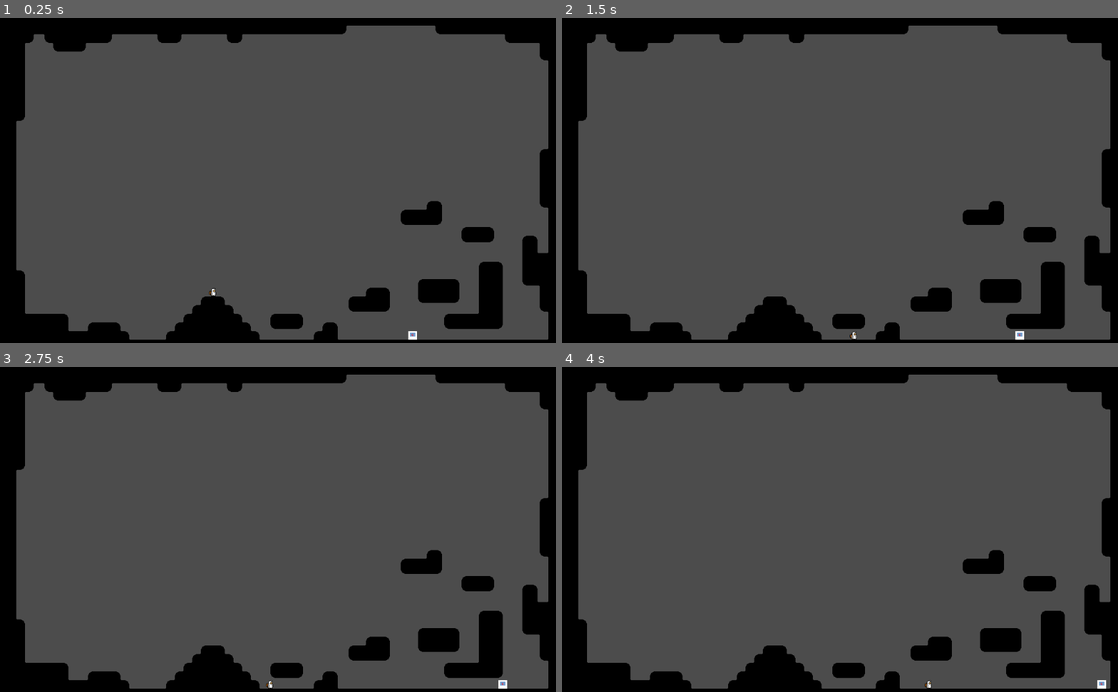
Above: before the commit, frames 1-4 (two rows, left to right).
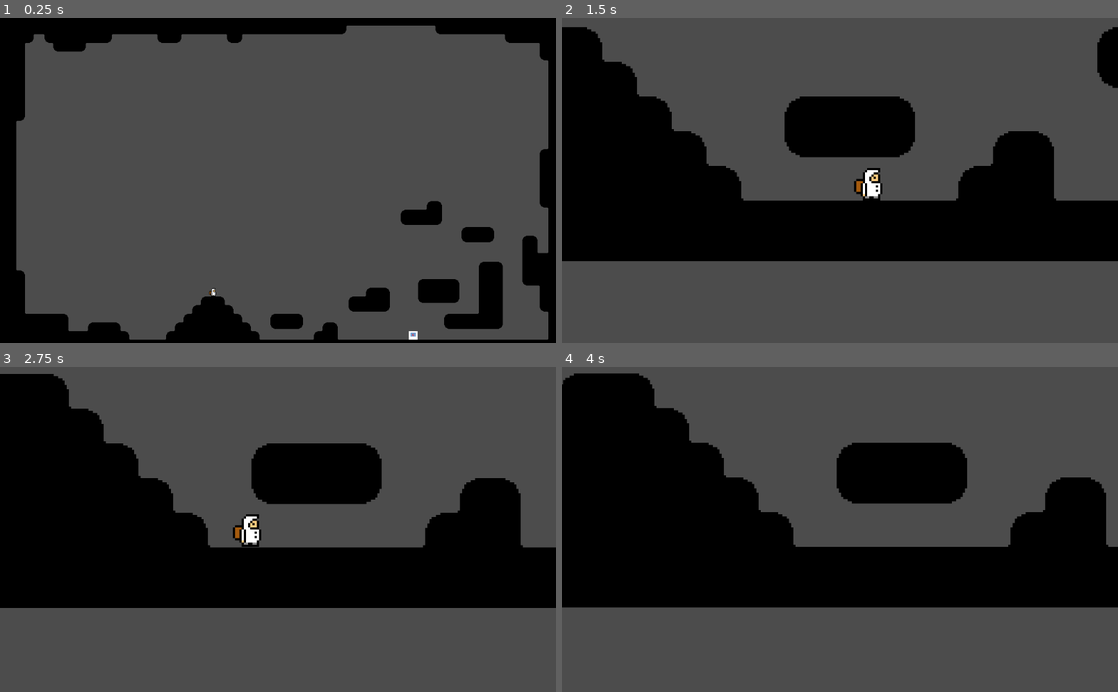
Above: after the commit, the same moments.

Repository: EispriStic/Worms3D
Game: Godot game, scene res://Scenes/MainScene/MainScene.tscn
The game is run twice, just before and just after one commit, with the same random seed, the same clock (stepped at 60 frames per second) and the same inputs.
Inputs:
- Up to frame 1 (0.25 s): no input
- Up to frame 2 (1.5 s): hold Right (right) from 0.53 s (still down); tap } (cameraSwitch, bound only after the commit) at 0.6 s; tap Space (jump) at 0.77, 0.8, 1.07, 1.35 s
- Up to frame 3 (2.75 s): tap Space (jump) at 1.52, 1.82, 2.3 s; tap } (cameraSwitch, bound only after the commit) at 1.55, 2.1 s; release Right (right) at 2.03 s; hold Left (left) from 2.03 s (still down)
- Up to frame 4 (4 s): release Left (left) at 2.78 s; hold Right (right) from 2.78 s (still down); tap } (cameraSwitch, bound only after the commit) at 2.85 s; tap Space (jump) at 3.02, 3.32, 3.6, 3.77 s

The runs differ from the first frame. In frame 1, less than 0.1% of the frame differs, in the area x 73-76%, y 96-100%; in frame 2, 47%; in frame 3, 49%; in frame 4, 50%, in the area x 0-100%, y 0-100%.

Commit message:
Camera du joueur et classe de personnage

Diff:
--- a/le_jeu/Scenes/MainScene/MainCamera.gd
+++ /dev/null
@@ -1,16 +0,0 @@
-extends Camera2D
-
-
-# Declare member variables here. Examples:
-# var a = 2
-# var b = "text"
-
-
-# Called when the node enters the scene tree for the first time.
-func _ready():
-	pass # Replace with function body.
-
-
-# Called every frame. 'delta' is the elapsed time since the previous frame.
-#func _process(delta):
-#	pass
--- a/le_jeu/Scenes/MainScene/MainScene.tscn
+++ b/le_jeu/Scenes/MainScene/MainScene.tscn
@@ -1,8 +1,7 @@
-[gd_scene load_steps=5 format=2]
+[gd_scene load_steps=4 format=2]
 
 [ext_resource path="res://Scenes/Player/Player.tscn" type="PackedScene" id=1]
 [ext_resource path="res://Scenes/Maps/MapTest/Ground.tscn" type="PackedScene" id=2]
-[ext_resource path="res://Scenes/MainScene/MainCamera.gd" type="Script" id=3]
 [ext_resource path="res://Scenes/Monsters/Enemies/Gobelin/gobelin.tscn" type="PackedScene" id=4]
 
 [node name="MainScene" type="Node2D"]
@@ -10,12 +9,7 @@
 [node name="Ground" parent="." instance=ExtResource( 2 )]
 
 [node name="Player" parent="." instance=ExtResource( 1 )]
-position = Vector2( 384, 498 )
+position = Vector2( 392, 506 )
 
-[node name="MainCamera" type="Camera2D" parent="Player"]
-position = Vector2( -384, -498 )
-smoothing_enabled = true
-script = ExtResource( 3 )
-
-[node name="gobelin" parent="." instance=ExtResource( 4 )]
-position = Vector2( 743, 577 )
+[node name="Gobelin" parent="." instance=ExtResource( 4 )]
+position = Vector2( 744, 586 )
--- /dev/null
+++ b/le_jeu/Scenes/Player/Camera.gd
@@ -0,0 +1,6 @@
+extends Camera2D
+
+func _process(delta):
+	# Just for testing. For the release, suppr this and put current on true by default
+	if Input.is_action_just_pressed("cameraSwitch"):
+		current = not current
--- a/le_jeu/Scenes/Player/Player.gd
+++ b/le_jeu/Scenes/Player/Player.gd
@@ -1,20 +1,54 @@
 extends KinematicBody2D
 
+export(String) var classPlayer
+
 #Statistiques
-var vitality = 1
-var strength = 1
-var defense = 1
-var intelligence = 1
-var luck = 1
-var dexterity = 1
-var speed = 5
-var HP = vitality * 10
+var vitality
+var strength
+var defense
+var intelligence
+var luck
+var dexterity
+var speed
+var hp
+var moveSpeed
+var jumpSpeed
+var gravity
+var velocity
 
-var moveSpeed = Globals.baseSpeed * speed
-var jumpSpeed = Globals.jumpForce
-var gravity = Globals.gravity
-var velocity = Vector2.ZERO
-var isOnGround = false
+func _ready():
+	if classPlayer == "Warrior":
+		vitality = 6
+		strength = 5
+		defense = 5
+		intelligence = 1
+		luck = 2
+		dexterity = 1
+		speed = 3
+
+	elif classPlayer == "Rogue":
+		vitality = 3
+		strength = 3
+		defense = 2
+		intelligence = 1
+		luck = 4
+		dexterity = 5
+		speed = 5
+
+	elif classPlayer == "Mage":
+		vitality = 4
+		strength = 1
+		defense = 1
+		intelligence = 5
+		luck = 3
+		dexterity = 2
+		speed = 4
+
+	hp = vitality * 10
+	moveSpeed = Globals.baseSpeed * speed
+	jumpSpeed = Globals.jumpForce
+	gravity = Globals.gravity
+	velocity = Vector2.ZERO
 
 func _physics_process(delta):
 	move(delta)
@@ -29,10 +63,10 @@
 	if Input.is_action_pressed("left"):
 		velocity.x -= moveSpeed
 
+	# apply delta for smooth movement
 	velocity.x *= delta
 
 	# apply gravity
-	# player always has downward velocity
 	velocity.y += gravity * delta
 
 	# jump will happen on the next frame
--- a/le_jeu/Scenes/Player/Player.tscn
+++ b/le_jeu/Scenes/Player/Player.tscn
@@ -1,18 +1,24 @@
-[gd_scene load_steps=4 format=2]
+[gd_scene load_steps=5 format=2]
 
 [ext_resource path="res://Assets/Player/PlayerTest.png" type="Texture" id=1]
 [ext_resource path="res://Scenes/Player/Player.gd" type="Script" id=2]
+[ext_resource path="res://Scenes/Player/Camera.gd" type="Script" id=3]
 
 [sub_resource type="RectangleShape2D" id=1]
 extents = Vector2( 8, 8 )
 
-[node name="Node2D" type="KinematicBody2D"]
+[node name="Player" type="KinematicBody2D"]
 script = ExtResource( 2 )
+classPlayer = "Rogue"
 
 [node name="Sprite" type="Sprite" parent="."]
-position = Vector2( 8, 8 )
 texture = ExtResource( 1 )
 
-[node name="CollisionShape2D" type="CollisionShape2D" parent="."]
-position = Vector2( 8, 8 )
+[node name="Collision" type="CollisionShape2D" parent="."]
 shape = SubResource( 1 )
+
+[node name="Camera" type="Camera2D" parent="."]
+zoom = Vector2( 0.25, 0.25 )
+smoothing_enabled = true
+smoothing_speed = 10.0
+script = ExtResource( 3 )
--- a/le_jeu/project.godot
+++ b/le_jeu/project.godot
@@ -70,6 +70,11 @@
 "events": [ Object(InputEventKey,"resource_local_to_scene":false,"resource_name":"","device":0,"alt":false,"shift":false,"control":false,"meta":false,"command":false,"pressed":false,"scancode":0,"physical_scancode":16777231,"unicode":0,"echo":false,"script":null)
  ]
 }
+cameraSwitch={
+"deadzone": 0.5,
+"events": [ Object(InputEventKey,"resource_local_to_scene":false,"resource_name":"","device":0,"alt":false,"shift":false,"control":false,"meta":false,"command":false,"pressed":false,"scancode":0,"physical_scancode":125,"unicode":0,"echo":false,"script":null)
+ ]
+}
 
 [physics]
 
